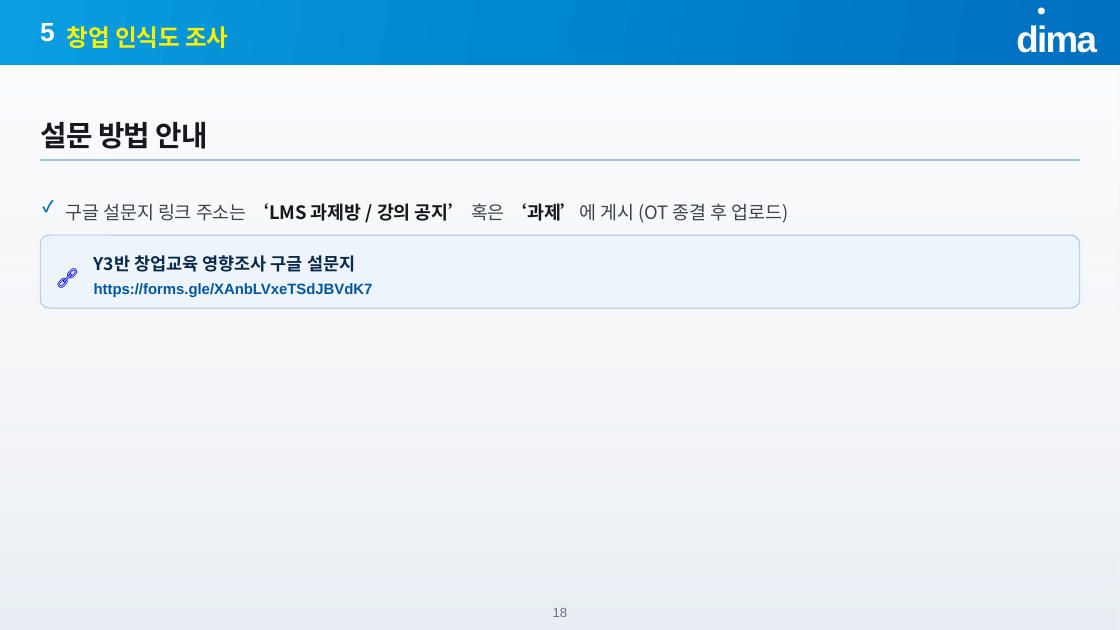
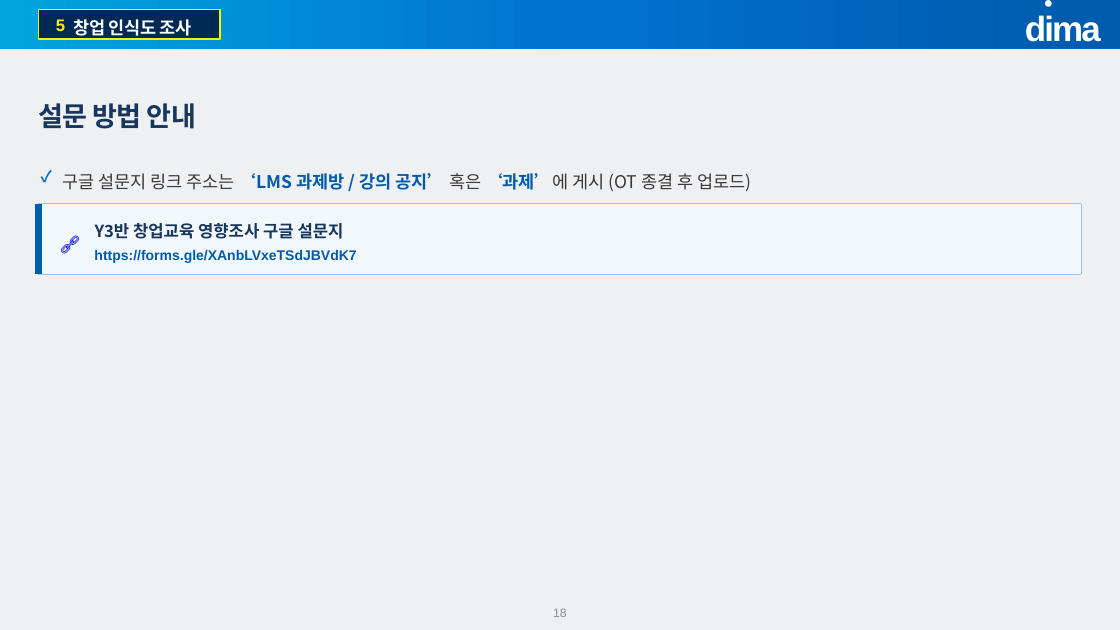
Before and after one commit to jungaistar/lms, a slide deck: slide 18 of materials/dist/1주차_오리엔테이션.pptx. Drawn at 1120x630 pixels with LibreOffice and Linux fonts; fonts in the diff are those of the drawing; background and template pictures are left out. Boxes give left, top, right and bottom in pixels: in the first picture for what was removed or moved away, otherwise in the second. Text is boxed around its words. In the diff, an @@ line names an element or a change of style, - is before the commit and + after.

```diff
--- a/materials/dist/1주차_오리엔테이션.pptx
+++ b/materials/dist/1주차_오리엔테이션.pptx
@@ rectangle at bbox=[0, 0, 1120, 630]: fill #F2F4F7 to #EFF0F2 @@
@@ rectangle: place and size @@
-rectangle at bbox=[0, 0, 1120, 65]
+rectangle at bbox=[0, 0, 1120, 49]
@@ rectangle at bbox=[0, 0, 1120, 49]: fill gradient #0A9EE0 to #0086CE to #0070C0 to gradient #00A5DE to #0071CE to #005BAC @@
@@ rectangle removed at bbox=[0, 0, 1120, 630] @@
@@ rectangle added at bbox=[39, 9, 220, 39], fill #002A55, outline #FFF100 1.5 pt @@
@@ text "5": place and size @@
-text "5" at bbox=[40, 23, 55, 42]
+text "5" at bbox=[56, 19, 65, 31]
@@ text "5" at bbox=[56, 19, 65, 31]: size 22.5 to 14.2 pt, text colour #FFFFFF to #FFF100, letter spacing -0.1 to -0.3 pt; line spacing 22.5pt to 14.2pt @@
@@ text "창업 인식도 조사": place and size @@
-text "창업 인식도 조사" at bbox=[67, 26, 228, 48]
+text "창업 인식도 조사" at bbox=[74, 17, 192, 40]
@@ text "창업 인식도 조사" at bbox=[74, 17, 192, 40]: size 20.2 to 15 pt, text colour #FFF200 to #FFFFFF, letter spacing -0.1 to -0.3 pt; line spacing 30.4pt to 22.5pt @@
@@ text "dima": place and size @@
-text "dima" at bbox=[1016, 25, 1097, 53]
+text "dima" at bbox=[1025, 15, 1101, 42]
@@ text "dima" at bbox=[1025, 15, 1101, 42]: size 31.5 to 30 pt, letter spacing -1.4 to -1.6 pt; line spacing 31.5pt to 30pt @@
@@ ellipse: place and size @@
-ellipse at bbox=[1038, 8, 1045, 14]
+ellipse at bbox=[1045, 0, 1052, 7]
@@ text "설문 방법 안내": place and size @@
-text "설문 방법 안내" at bbox=[40, 122, 208, 149]
+text "설문 방법 안내" at bbox=[38, 103, 196, 129]
@@ text "설문 방법 안내" at bbox=[38, 103, 196, 129]: size 24.8 to 23.2 pt, text colour #16181D to #17365D, letter spacing -0.5 to -0.6 pt; line spacing 37.1pt to 34.9pt @@
@@ text "✓": place and size @@
-text "✓" at bbox=[19, 193, 77, 220]
+text "✓" at bbox=[18, 163, 76, 190]
@@ text "✓" at bbox=[18, 163, 76, 190]: text colour #0070C0 to #0071CE @@
@@ text "구글 설문지 링크 주소는 ‘LMS ...": place and size @@
-text "구글 설문지 링크 주소는 ‘LMS ..." at bbox=[66, 203, 788, 223]
+text "구글 설문지 링크 주소는 ‘LMS ..." at bbox=[62, 173, 751, 192]
@@ text "구글 설문지 링크 주소는 ‘LMS ..." at bbox=[62, 173, 751, 192]: size 15.8 to 15 pt; text colour #3D4450 to #3B3838 in "구글 설문지 링크 주소는 혹은 ‘과제’에 게시 ..."; text colour #16181D to #005BAC in "‘LMS 과제방 / 강의 공지’ ‘과제’에"; line spacing 22.8pt to 21.8pt @@
@@ line moved from (40, 160) - (1080, 160) to (39, 204) - (1082, 204) @@
@@ line (39, 204) - (1082, 204): stroke #9DC3E6 1.5 pt to #9DC3E6 0.75 pt @@
@@ rectangle added at bbox=[39, 204, 1082, 275], fill #F2F7FC @@
@@ line added from (39, 204) to (39, 274), #005BAC 5.25 pt @@
@@ line added from (1082, 204) to (1082, 274), #9DC3E6 0.75 pt @@
@@ rounded rectangle removed at bbox=[40, 235, 1081, 308] @@
@@ text "🔗": place and size @@
-text "🔗" at bbox=[57, 252, 134, 293]
+text "🔗" at bbox=[60, 221, 134, 259]
@@ text "🔗" at bbox=[60, 221, 134, 259]: size 18 to 16.5 pt; line spacing 27pt to 24.8pt @@
@@ text "Y3반 창업교육 영향조사 구글 설문지": place and size @@
-text "Y3반 창업교육 영향조사 구글 설문지" at bbox=[94, 255, 355, 272]
+text "Y3반 창업교육 영향조사 구글 설문지" at bbox=[95, 223, 344, 239]
@@ text "Y3반 창업교육 영향조사 구글 설문지" at bbox=[95, 223, 344, 239]: size 15 to 14.2 pt, text colour #0B2A4A to #17365D; line spacing 22.5pt to 21.4pt @@
@@ text "https://forms.gle/XAnbLVxeTSdJBVdK7": place and size @@
-text "https://forms.gle/XAnbLVxeTSdJBVdK7" at bbox=[94, 283, 373, 297]
+text "https://forms.gle/XAnbLVxeTSdJBVdK7" at bbox=[94, 250, 356, 263]
@@ text "https://forms.gle/XAnbLVxeTSdJBVdK7" at bbox=[94, 250, 356, 263]: size 12.8 to 12 pt, text colour #0057A0 to #005BAC; line spacing 19.1pt to 18pt @@
@@ line added from (39, 274) to (1082, 274), #9DC3E6 0.75 pt @@
@@ text "18" at bbox=[553, 608, 567, 617]: size 11.2 to 10.5 pt, text colour #6B7280 to #8A8F96; line spacing 16.9pt to 15.8pt @@
```
Also in this commit, not shown: 24 other slides changed, 56 other files.
